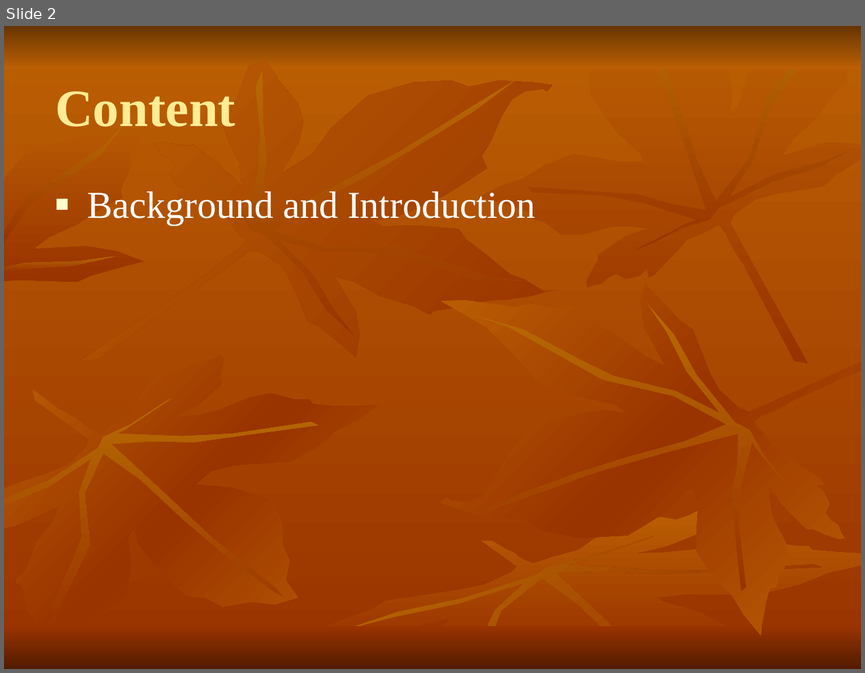
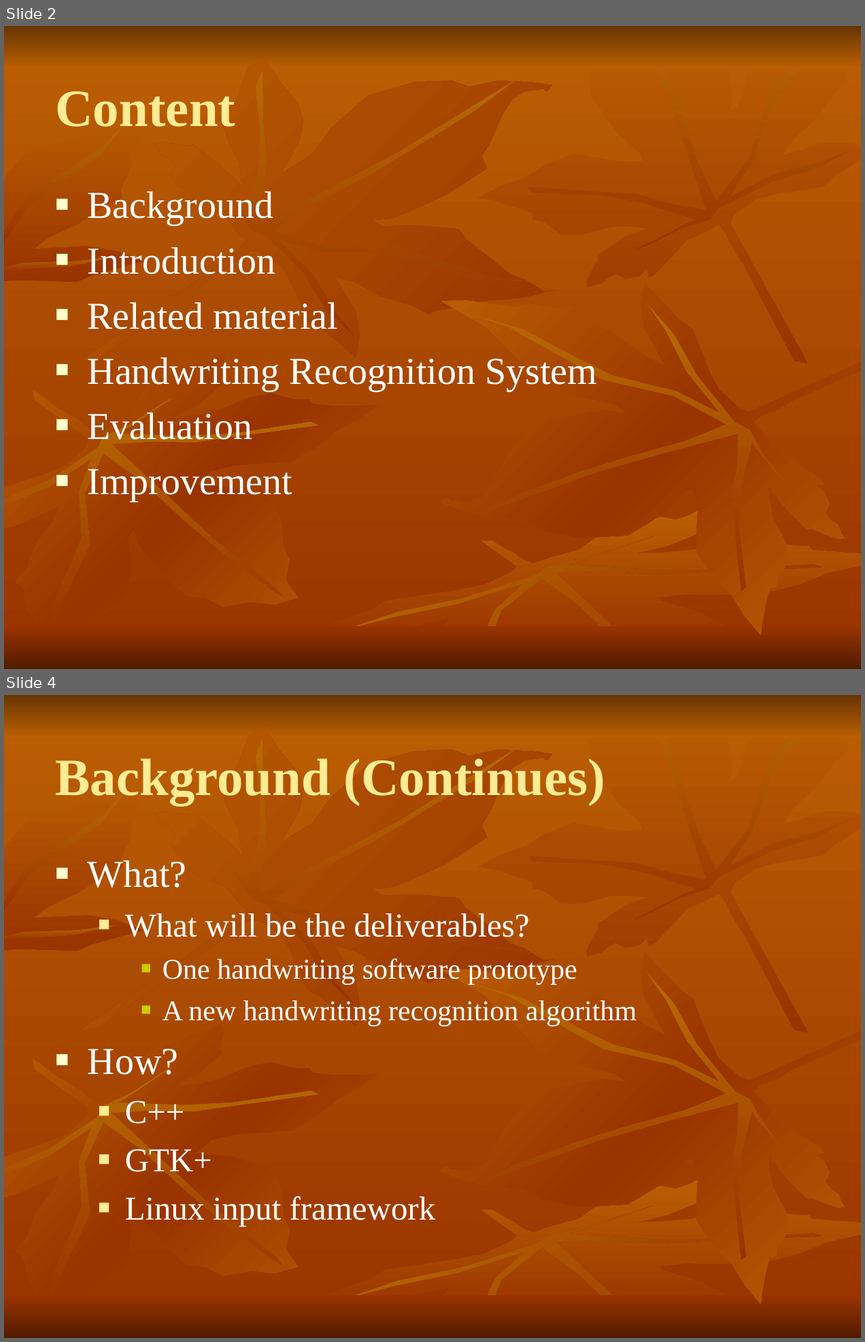
Before and after one commit to shaileshBhokare/honours, a slide deck: Dissertition/report/presentation.ppt. Shown one above the other, each under a label of ours: slide 2 before the commit, slides 2 and 4 after it; the slides between them are not shown. The pictures are 865x673 and 865x1342 pixels, drawn with LibreOffice and Linux fonts; fonts in the diff are those of the drawing. Boxes give left, top, right and bottom in pixels: in the first picture for what was removed or moved away, otherwise in the second. Text is boxed around its words. In the diff, an @@ line names an element or a change of style, - is before the commit and + after.

```diff
--- a/Dissertition/report/presentation.ppt
+++ b/Dissertition/report/presentation.ppt
@@ slide 4 added at box(4, 695, 861, 1338), background gradient #BB5F03 to #993300; not listed: 18 template elements that a slide beside it also shows @@
@@ title added at box(55, 758, 606, 805), 44 pt, text #FEEC94, bold @@
+Background (Continues)
@@ text added at box(88, 860, 636, 1226), 24 pt, text #FFFFFF @@
+■ What?
+  ■ What will be the deliverables?
+    ■ One handwriting software prototype
+    ■ A new handwriting recognition algorithm
+■ How?
+  ■ C++
+  ■ GTK+
+  ■ Linux input framework
@@ slide 2 changed as well @@
@@ text at box(88, 191, 597, 501): text changed @@
-■ Background and Introduction
+■ Background
+■ Introduction
+■ Related material
+■ Handwriting Recognition System
+■ Evaluation
+■ Improvement
```
Also in this commit, not shown: 1 other slide changed, 18 other slides added, 1 other file.
